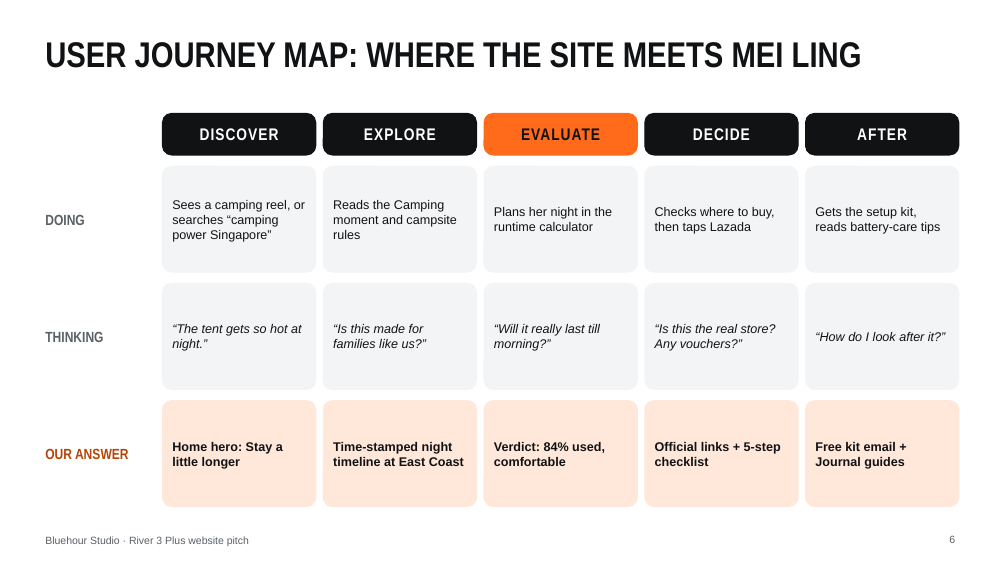
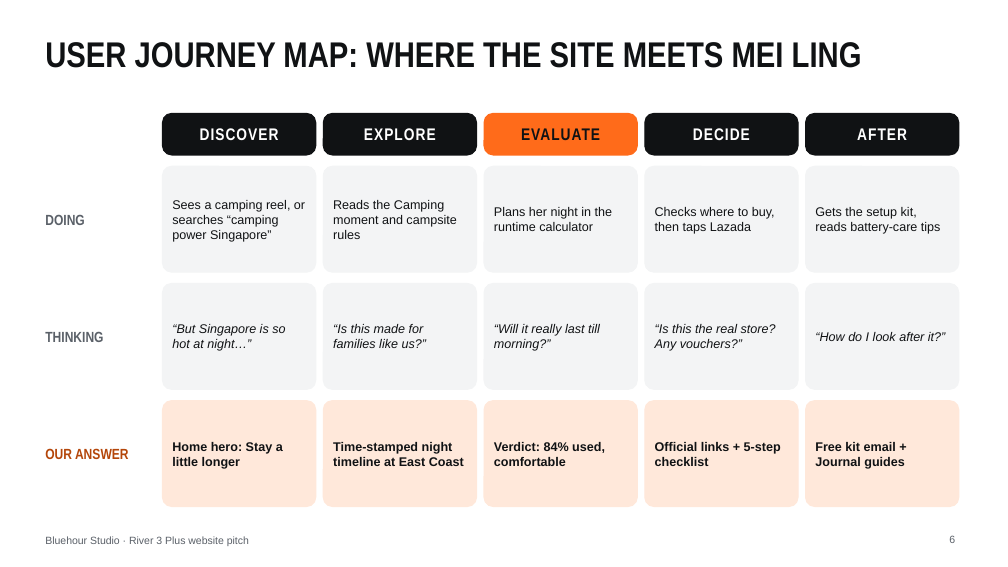
Before and after one commit to thecpinsiders/CS2024-Project-Website, a slide deck: slide 6 of Bluehour-Pitch-Deck.pptx. Drawn at 1008x567 pixels with LibreOffice and Linux fonts; fonts in the diff are those of the drawing. Boxes give left, top, right and bottom in pixels: in the first picture for what was removed or moved away, otherwise in the second. Text is boxed around its words. In the diff, an @@ line names an element or a change of style, - is before the commit and + after.

```diff
--- a/Bluehour-Pitch-Deck.pptx
+++ b/Bluehour-Pitch-Deck.pptx
@@ text at [172, 324, 285, 351]: text changed @@
-“The tent gets so hot at night.”
+“But Singapore is so hot at night…”
```
Also in this commit, not shown: 1 other slide changed, 1 other file.
